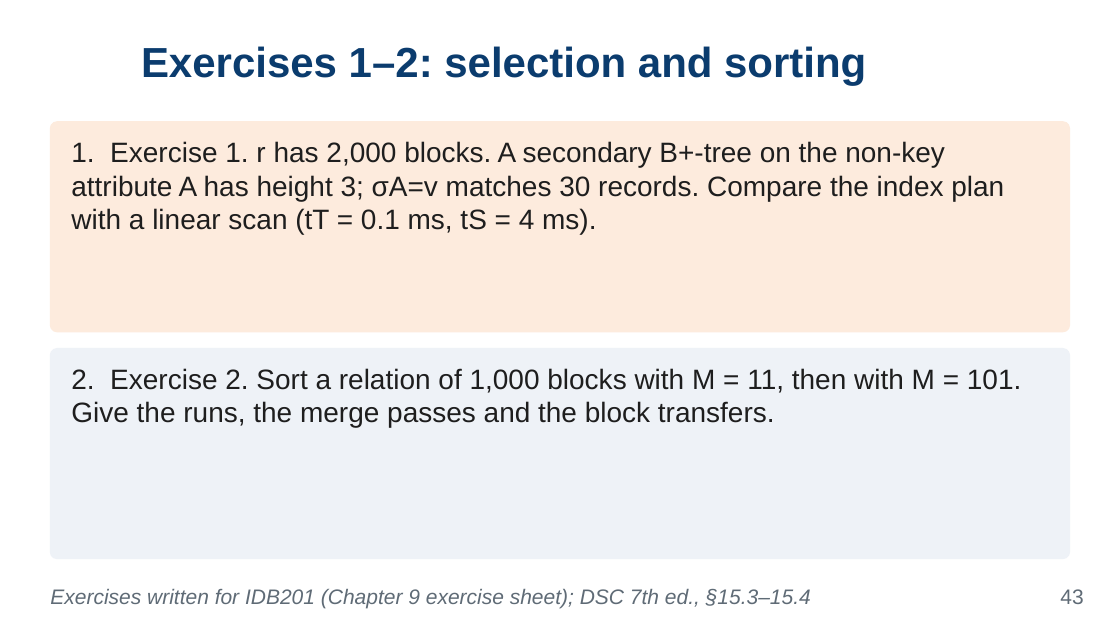
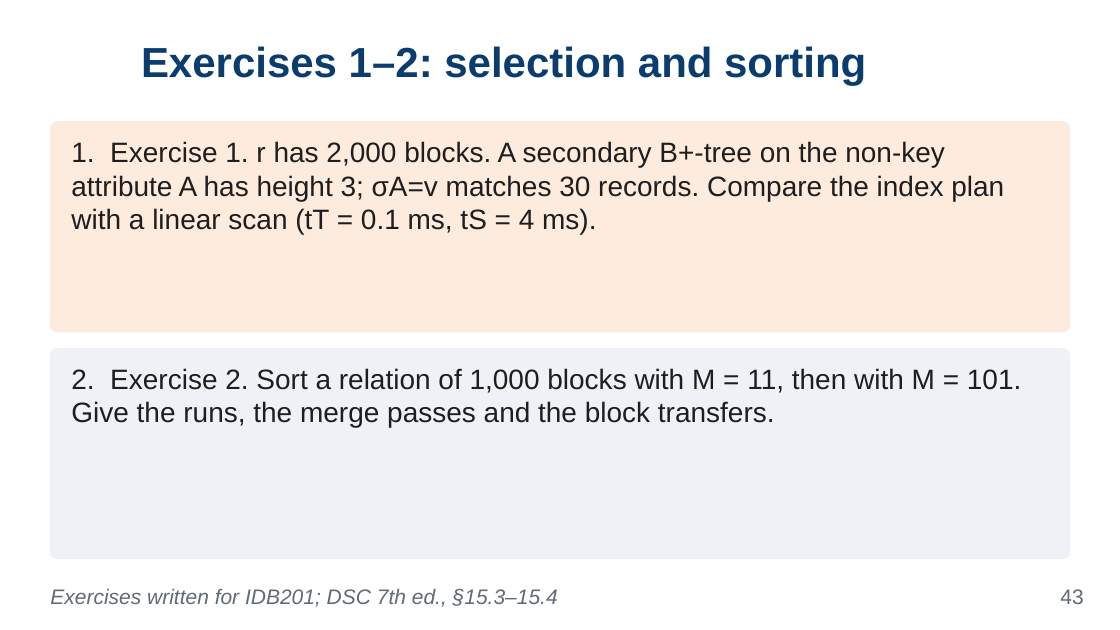
Before and after one commit to VanTTN2/IDB202, a slide deck: slide 43 of IDB201_ket-qua-sua_lan1_1/6_slides/Chapter_9.pptx. Drawn at 1120x630 pixels with LibreOffice and Linux fonts; fonts in the diff are those of the drawing; background and template pictures are left out. Boxes give left, top, right and bottom in pixels: in the first picture for what was removed or moved away, otherwise in the second. Text is boxed around its words. In the diff, an @@ line names an element or a change of style, - is before the commit and + after.

```diff
--- a/IDB201_ket-qua-sua_lan1_1/6_slides/Chapter_9.pptx
+++ b/IDB201_ket-qua-sua_lan1_1/6_slides/Chapter_9.pptx
@@ text at <box>50,589,558,607</box>: text changed @@
-Exercises written for IDB201 (Chapter 9 exercise sheet); DSC 7th ed., §15.3–15.4
+Exercises written for IDB201; DSC 7th ed., §15.3–15.4
```
Also in this commit, not shown: 3 other slides changed, 46 other files.
